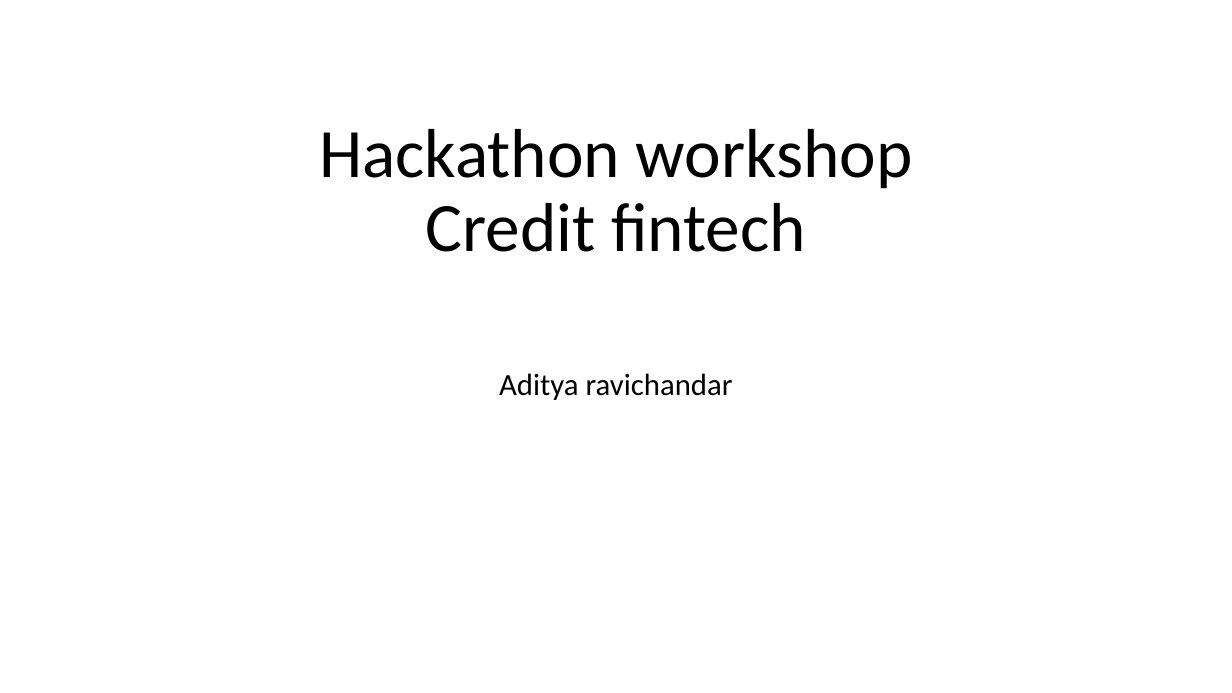
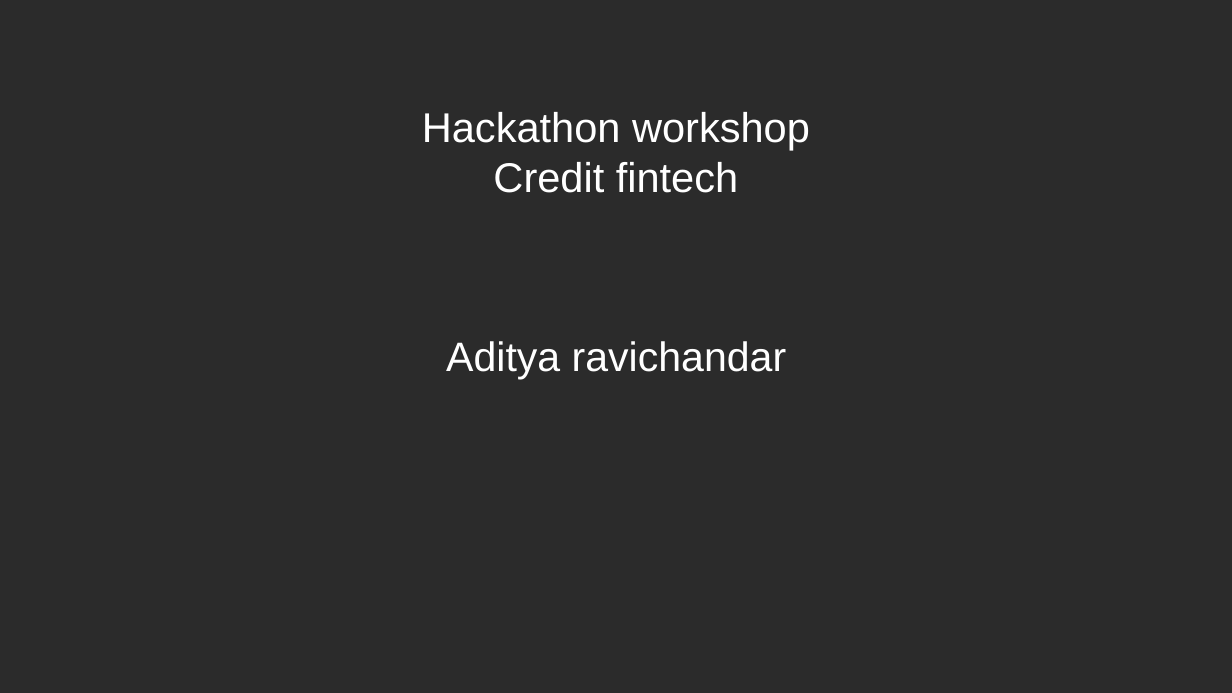
Before and after one commit to adityaravichander45/october-wkshop, a slide deck: slide 1 of Hackathon workshop.pptx. Drawn at 1232x693 pixels with LibreOffice and Linux fonts; fonts in the diff are those of the drawing; background and template pictures are left out; a plain dark background stands for a picture behind light text. Boxes give left, top, right and bottom in pixels: in the first picture for what was removed or moved away, otherwise in the second. Text is boxed around its words. In the diff, an @@ line names an element or a change of style, - is before the commit and + after.

```diff
--- a/Hackathon workshop.pptx
+++ b/Hackathon workshop.pptx
@@ background #FFFFFF to picture (left out) @@
@@ title "Hackathon workshop Credit fintech" moved from (x1=319, y1=129, x2=913, y2=252) to (x1=422, y1=112, x2=810, y2=193) @@
@@ title "Hackathon workshop Credit fintech" at (x1=422, y1=112, x2=810, y2=193): size 54 to 32.4 pt, font Calibri to Arial, text colour #000000 to #FFFFFF; line spacing 0.9 to 1; vertical alignment bottom to middle @@
@@ subtitle "Aditya ravichandar" moved from (x1=499, y1=373, x2=733, y2=400) to (x1=446, y1=341, x2=787, y2=379) @@
@@ subtitle "Aditya ravichandar" at (x1=446, y1=341, x2=787, y2=379): size 24 to 32 pt, font Calibri to Arial, text colour #000000 to #FFFFFF; line spacing 0.9 to 1; less space between paragraphs @@
```
Also in this commit, not shown: 7 other slides changed, 3 slides added, 12 slides removed.
